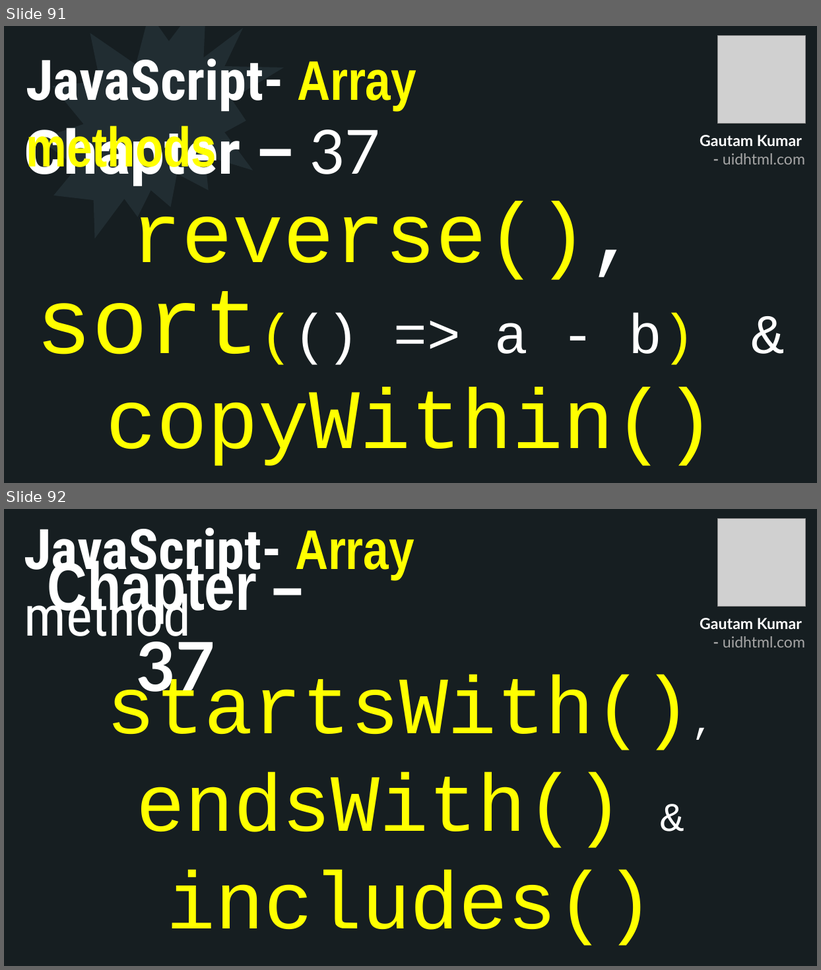
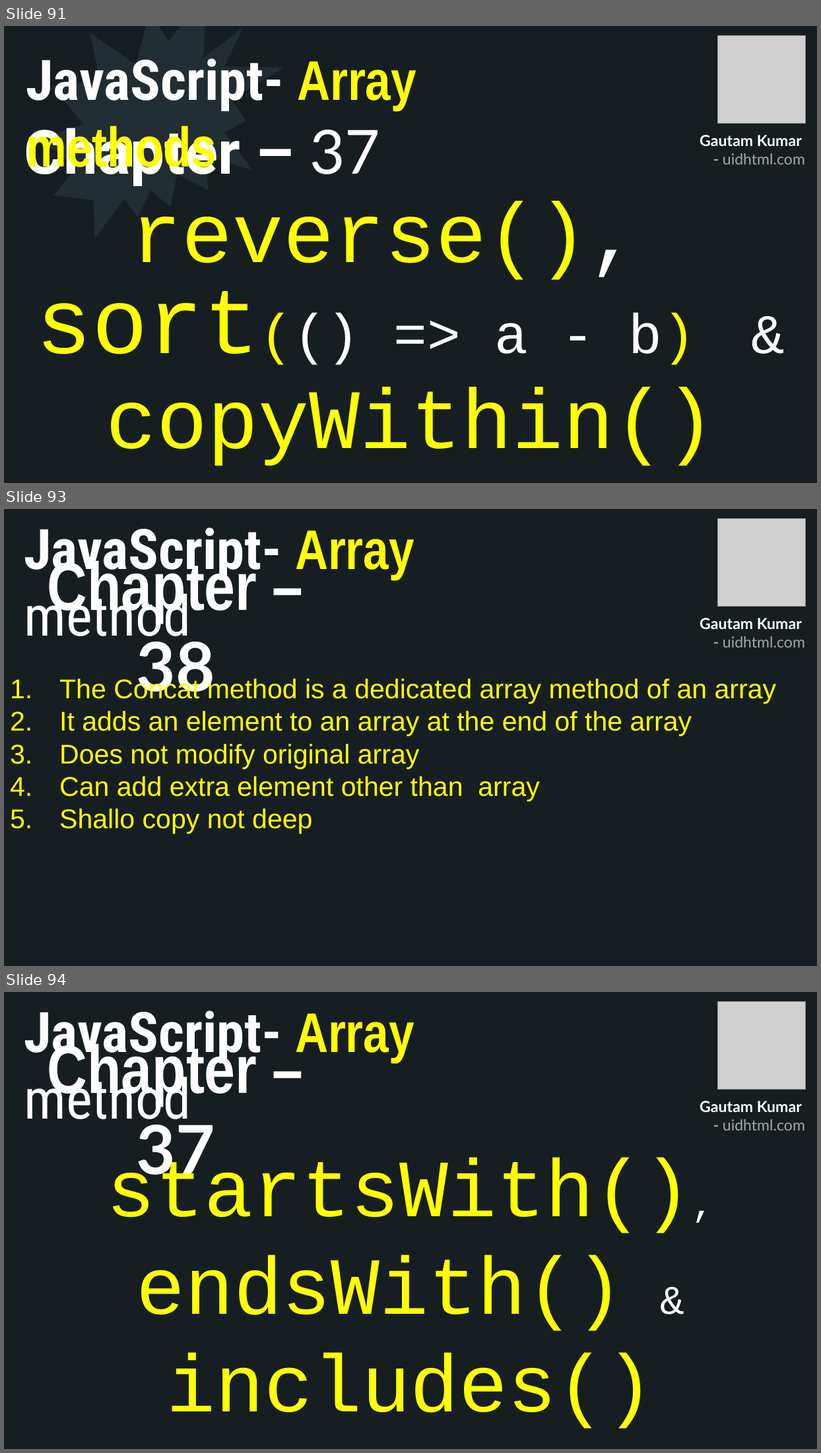
Before and after one commit to uidhtml/javascript-tutorials, a slide deck: Javascript Tutorials.pptx. Shown one above the other, each under a label of ours: slides 91 and 92 before the commit, slides 91, 93 and 94 after it; the slides between them are not shown. The pictures are 821x970 and 821x1453 pixels, drawn with LibreOffice and Linux fonts; fonts in the diff are those of the drawing; grey boxes stand for pictures. Boxes give left, top, right and bottom in pixels: in the first picture for what was removed or moved away, otherwise in the second. Text is boxed around its words. In the diff, an @@ line names an element or a change of style, - is before the commit and + after.

Commit message:
Added chapter 38

```diff
--- a/Javascript Tutorials.pptx
+++ b/Javascript Tutorials.pptx
@@ slide 93 added at [4,509,817,966], background #2C3C43; not listed: 10 template elements that a slide beside it also shows @@
@@ rectangle added at [4,509,817,966], fill #161E22 @@
@@ text added at [24,527,415,650], 66 pt, text #FFFFFF, bold @@
+JavaScript- Array method
@@ picture added at [718,519,806,607] @@
@@ title added at [48,555,257,699], 80 pt, text #FFFFFF, bold @@
+Chapter – 38
@@ text added at [700,618,805,648], 18 pt, text #A6A6A6, bold @@
+Gautam Kumar
+- uidhtml.com
@@ text added at [59,677,777,834], 32 pt, text #FFFF00 @@
+1. The Concat method is a dedicated array method of an array
+2. It adds an element to an array at the end of the array
+3. Does not modify original array
+4. Can add extra element other than array
+5. Shallo copy not deep
@@ what was slide 92 is now slide 94 @@
```
Also in this commit, not shown: 1 other slide added, 6 other files.
